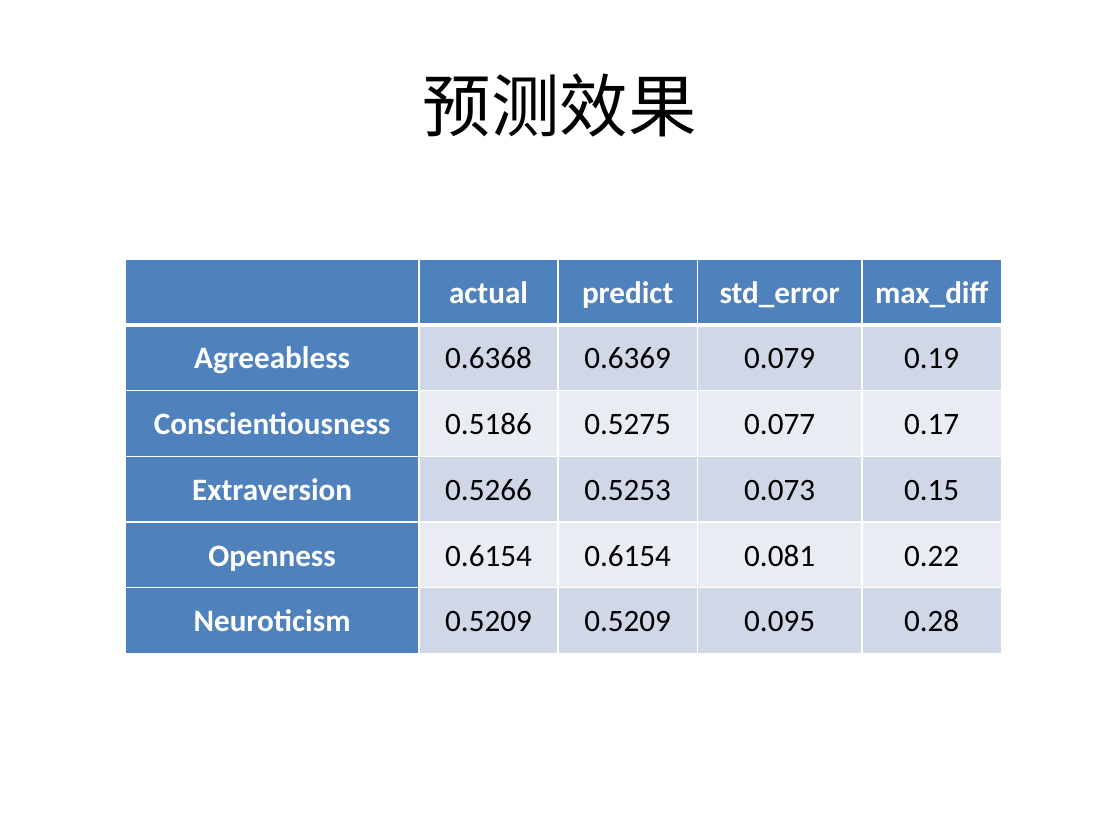
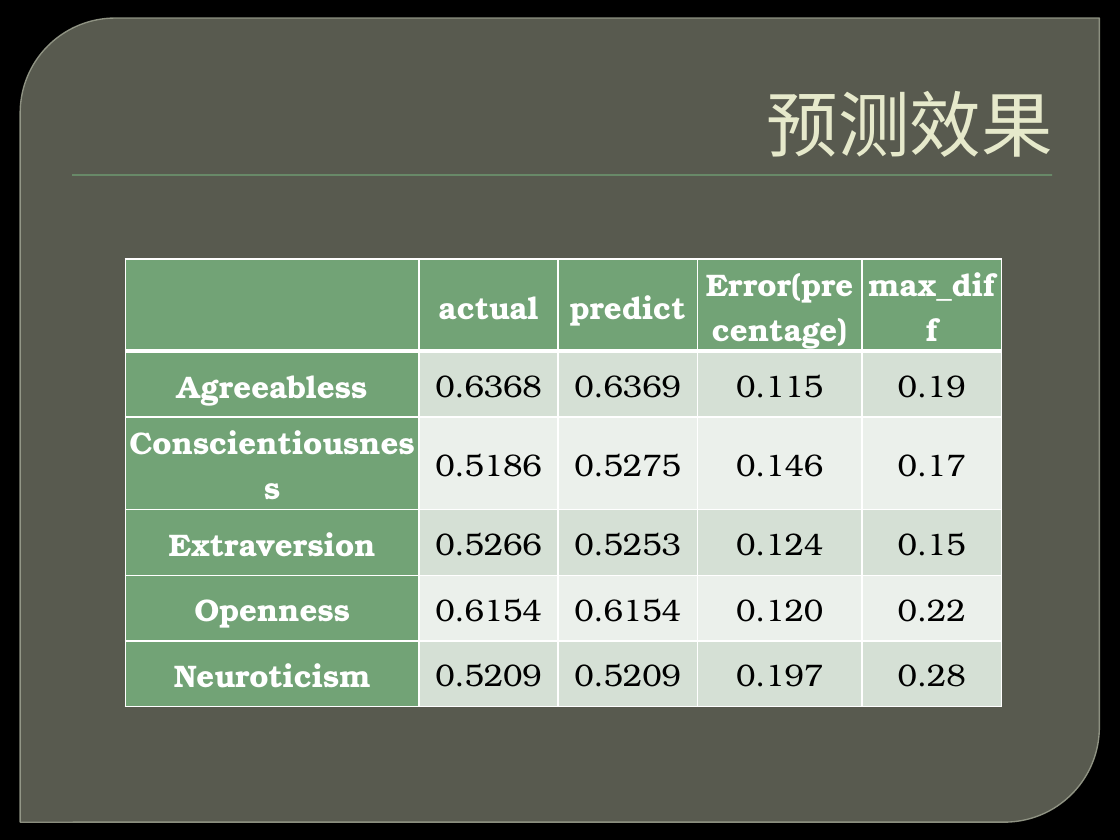
Before and after one commit to east-before-dawn/srt, a slide deck: slide 15 of slides.pptx (slide 13 before the commit). Drawn at 1120x840 pixels with LibreOffice and Linux fonts; fonts in the diff are those of the drawing; background and template pictures are left out. Boxes give left, top, right and bottom in pixels: in the first picture for what was removed or moved away, otherwise in the second. Text is boxed around its words. In the diff, an @@ line names an element or a change of style, - is before the commit and + after.

```diff
--- a/slides.pptx
+++ b/slides.pptx
@@ background #FFFFFF to picture (left out) @@
@@ round diag rect added at [20,18,1100,822], fill #888B7B at 65% opacity, outline #9DA090 0.87 pt @@
@@ title "预测效果" at [767,91,1053,157]: size 44 to 46 pt, font Calibri to TeX Gyre Bonum, text colour #000000 to #E7EACB; alignment centre to right; indent changed; vertical alignment middle to bottom @@
@@ rectangle added at [72,175,1052,176], fill #72A376 @@
@@ table at [125,259,1000,692] @@
-row 1, column 4: std_error
+row 1, column 4: Error(precentage)
-row 2, column 4: 0.079
+row 2, column 4: 0.115
-row 3, column 4: 0.077
+row 3, column 4: 0.146
-row 4, column 4: 0.073
+row 4, column 4: 0.124
-row 5, column 4: 0.081
+row 5, column 4: 0.120
-row 6, column 4: 0.095
+row 6, column 4: 0.197
@@ fill #4F81BD to #72A376 in 10 cells @@
@@ fill #D0D8E8 to #D5E0D6 in 12 cells @@
@@ fill #E9EDF4 to #EBF0EC in 8 cells @@
@@ font Calibri to TeX Gyre Bonum in "actual", "predict", "max_diff", "Agreeabless" and 19 more places @@
```
Also in this commit, not shown: 12 other slides changed, 5 slides added, 2 other files.
